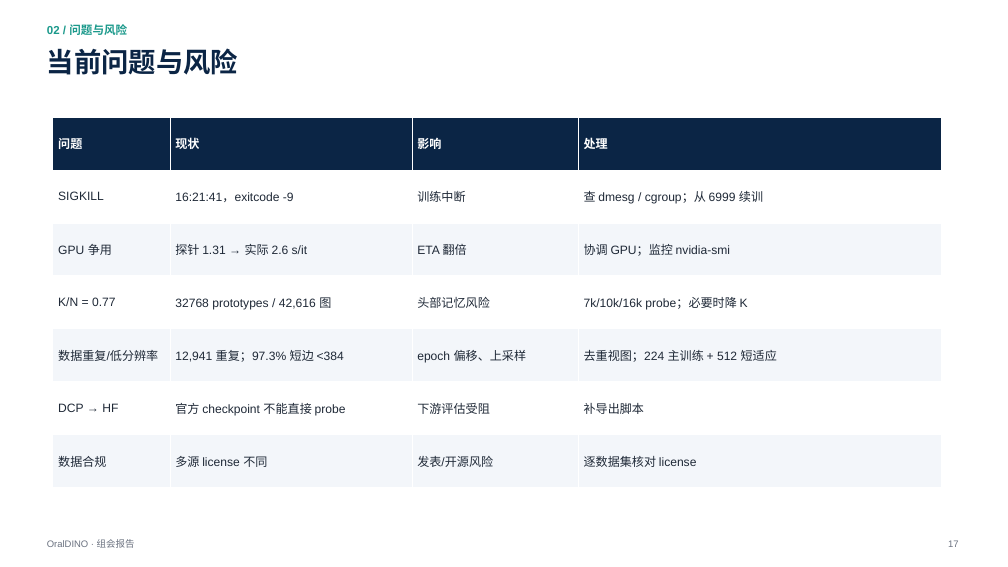
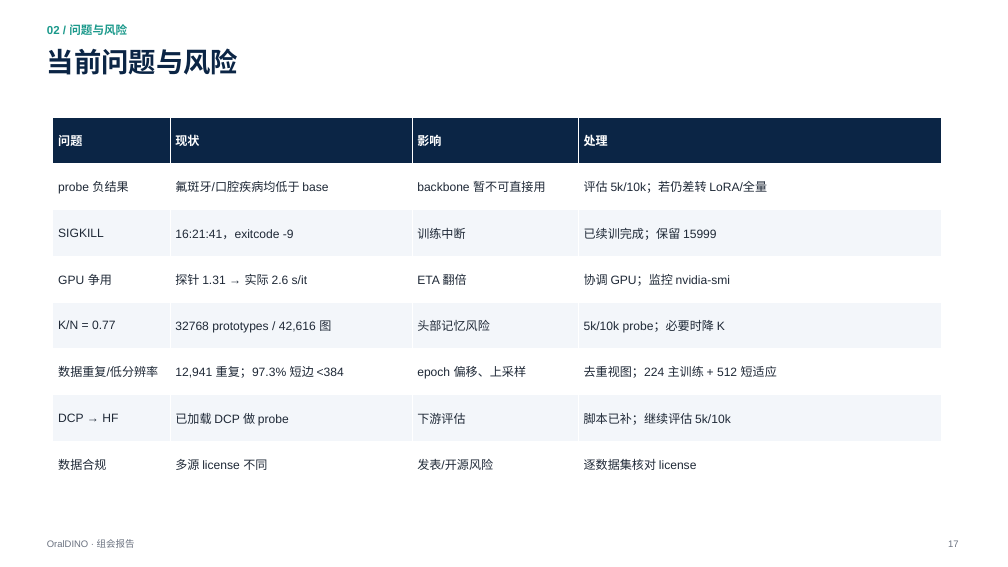
Before and after one commit to XiaoHG/MRG-05-Tooth-Seg, a slide deck: slide 17 of group-meeting/20261111/OralDINO_group_meeting_20261111.pptx. Drawn at 1008x567 pixels with LibreOffice and Linux fonts; fonts in the diff are those of the drawing. Boxes give left, top, right and bottom in pixels: in the first picture for what was removed or moved away, otherwise in the second. Text is boxed around its words. In the diff, an @@ line names an element or a change of style, - is before the commit and + after.

```diff
--- a/group-meeting/20261111/OralDINO_group_meeting_20261111.pptx
+++ b/group-meeting/20261111/OralDINO_group_meeting_20261111.pptx
@@ table at [53,117,941,488] @@
-row 2: SIGKILL | 16:21:41，exitcode -9 | 训练中断 | 查 dmesg / cgroup；从 6999 续训
+row 2: probe 负结果 | 氟斑牙/口腔疾病均低于 base | backbone 暂不可直接用 | 评估 5k/10k；若仍差转 LoRA/全量
+row 3: SIGKILL | 16:21:41，exitcode -9 | 训练中断 | 已续训完成；保留 15999
-row 5, column 4: 7k/10k/16k probe；必要时降 K
+row 5, column 4: 5k/10k probe；必要时降 K
-row 6: DCP → HF | 官方 checkpoint 不能直接 probe | 下游评估受阻 | 补导出脚本
+row 7: DCP → HF | 已加载 DCP 做 probe | 下游评估 | 脚本已补；继续评估 5k/10k
```
Also in this commit, not shown: 6 other slides changed, 4 other files.
